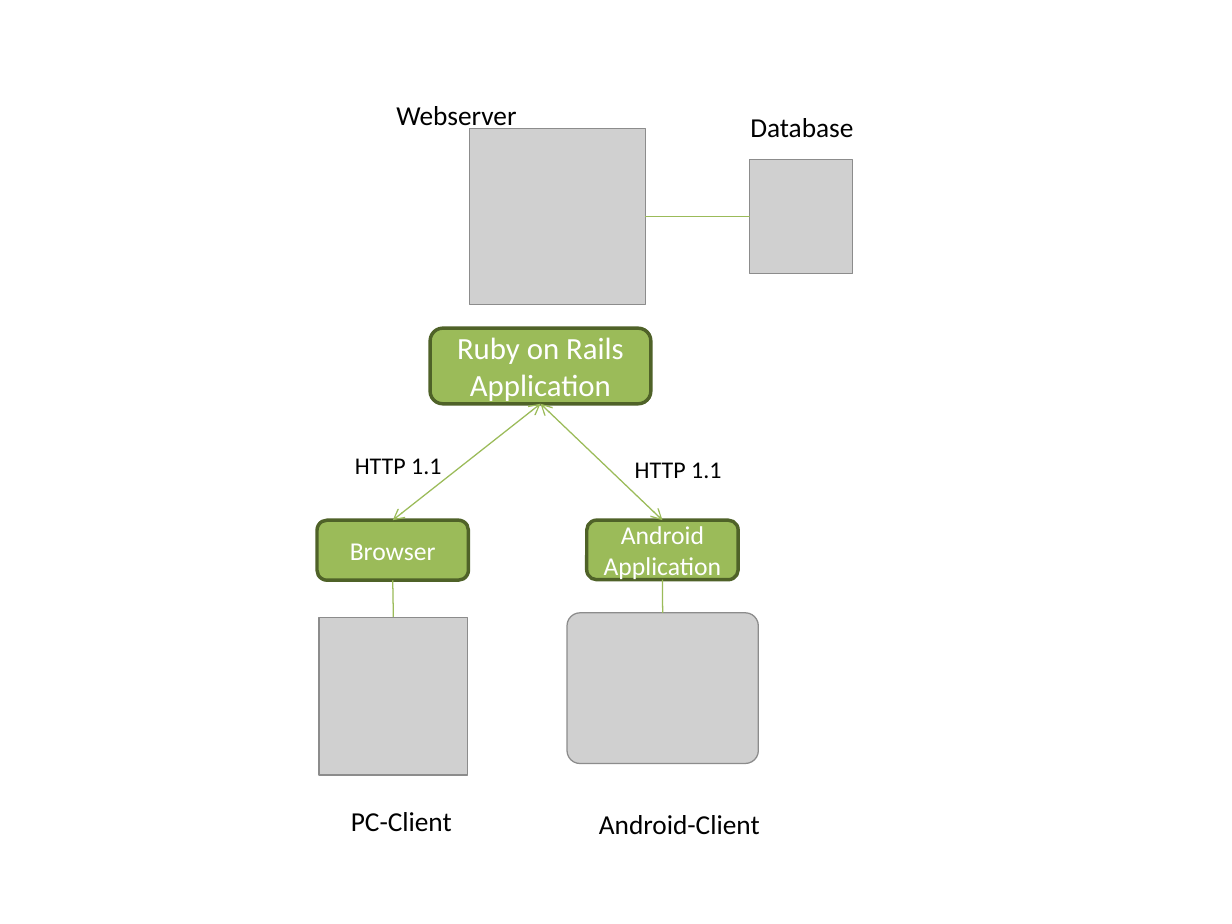
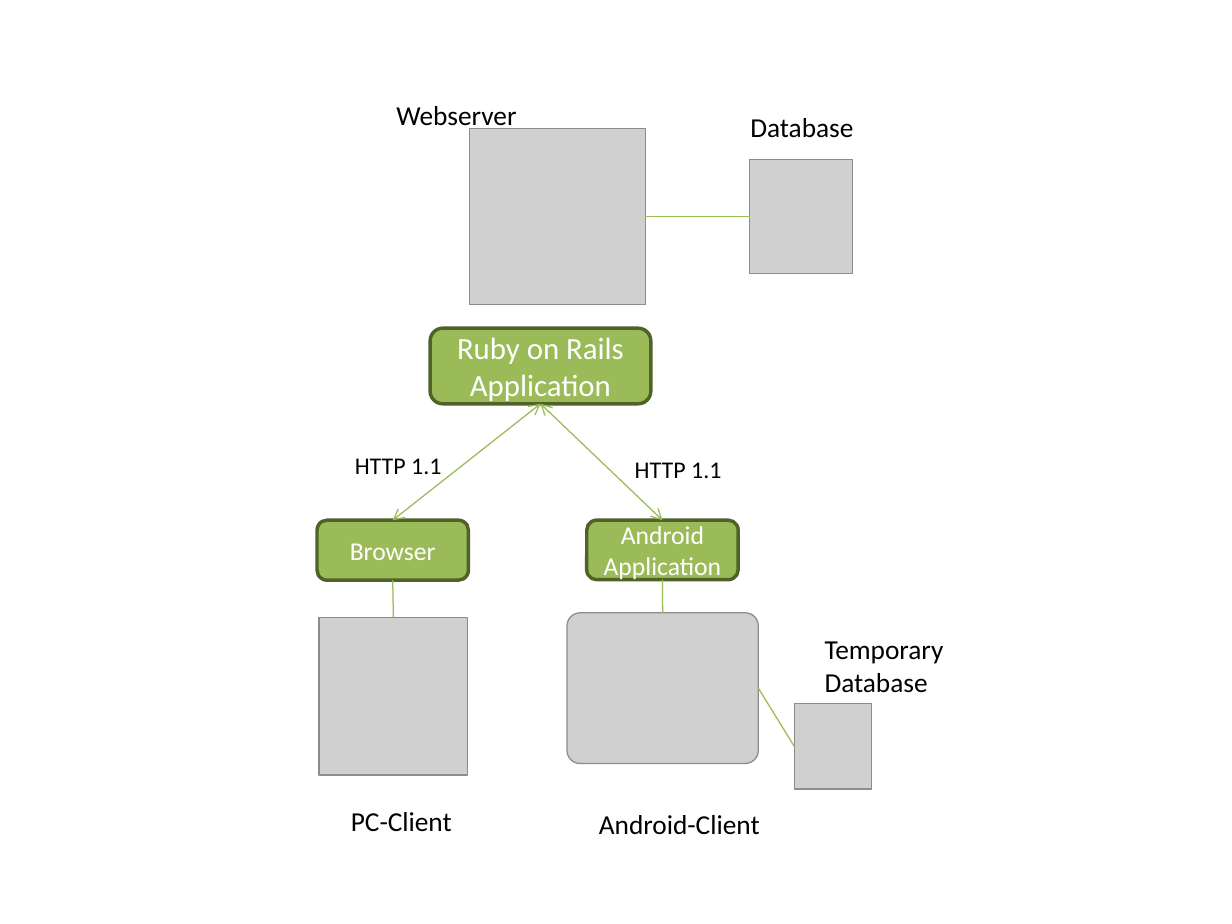
Before and after one commit to lukaselmer/hsr-mrt-software-engineering-2-project, a slide deck: slide 1 of doc/05_Design/architektur_uebersicht.pptx. Drawn at 1232x924 pixels with LibreOffice and Linux fonts; fonts in the diff are those of the drawing; grey boxes stand for pictures. Boxes give left, top, right and bottom in pixels: in the first picture for what was removed or moved away, otherwise in the second. Text is boxed around its words. In the diff, an @@ line names an element or a change of style, - is before the commit and + after.

Commit message:
refs #66

```diff
--- a/doc/05_Design/architektur_uebersicht.pptx
+++ b/doc/05_Design/architektur_uebersicht.pptx
@@ text added at <box>825,641,944,693</box>, 16 pt, text #000000 @@
+Temporary Database
@@ line added from (759, 689) to (795, 747), #9BBB59 0.75 pt @@
@@ picture added at <box>795,703,872,788</box> @@
```
